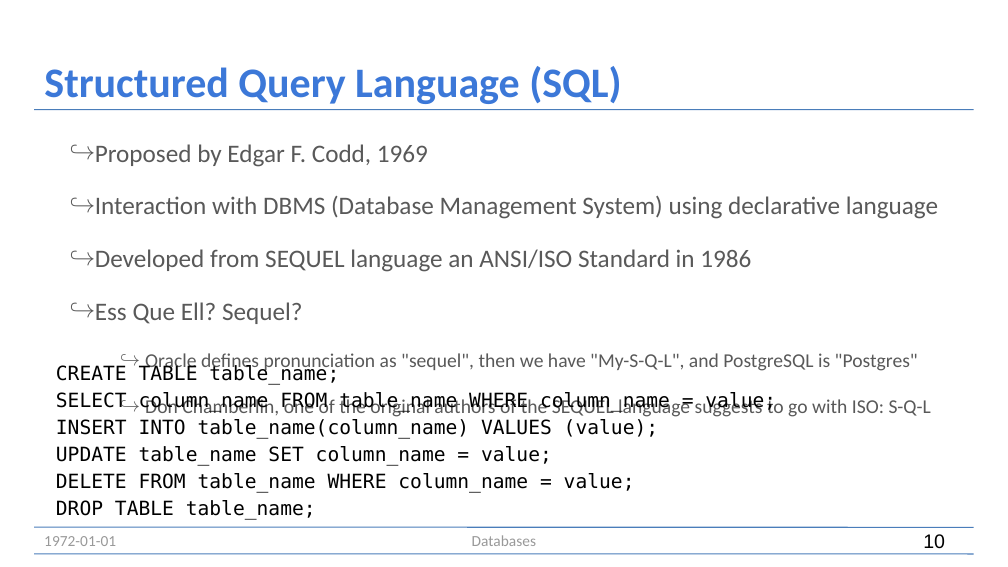
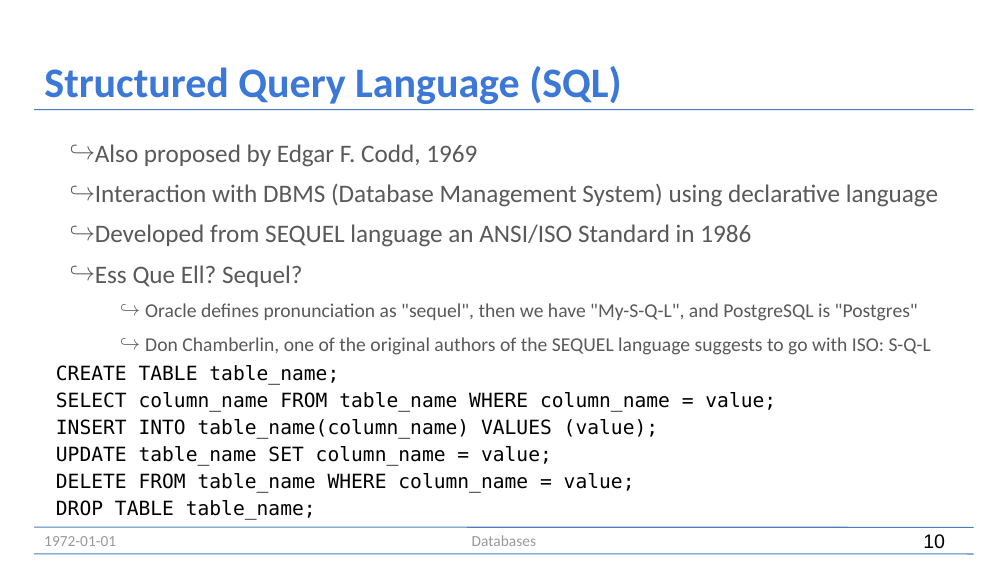
Before and after one commit to mlassnig/Databases-Introductory-Course, a slide deck: slide 10 of slides/Databases.odp. Drawn at 1008x567 pixels with LibreOffice and Linux fonts; fonts in the diff are those of the drawing. Boxes give left, top, right and bottom in pixels: in the first picture for what was removed or moved away, otherwise in the second. Text is boxed around its words. In the diff, an @@ line names an element or a change of style, - is before the commit and + after.

```diff
--- a/slides/Databases.odp
+++ b/slides/Databases.odp
@@ text at <box>95,144,477,167</box>: text changed @@
-↪ Proposed by Edgar F. Codd, 1969
+↪ Also proposed by Edgar F. Codd, 1969
@@ text at <box>95,184,938,355</box>: less space between paragraphs @@
```
Also in this commit, not shown: 21 other slides changed, 2 slides removed, 1 other file.
